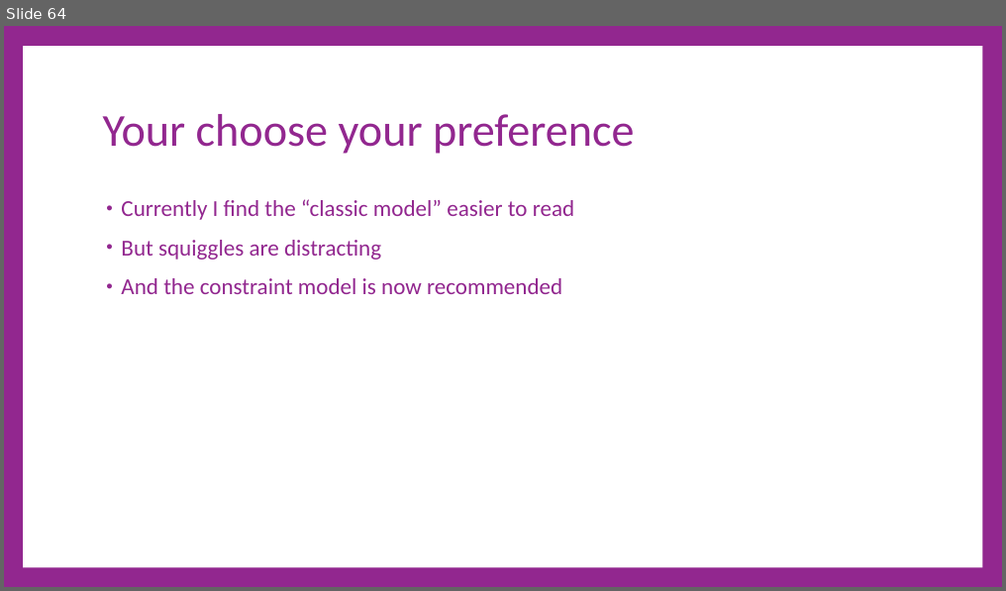
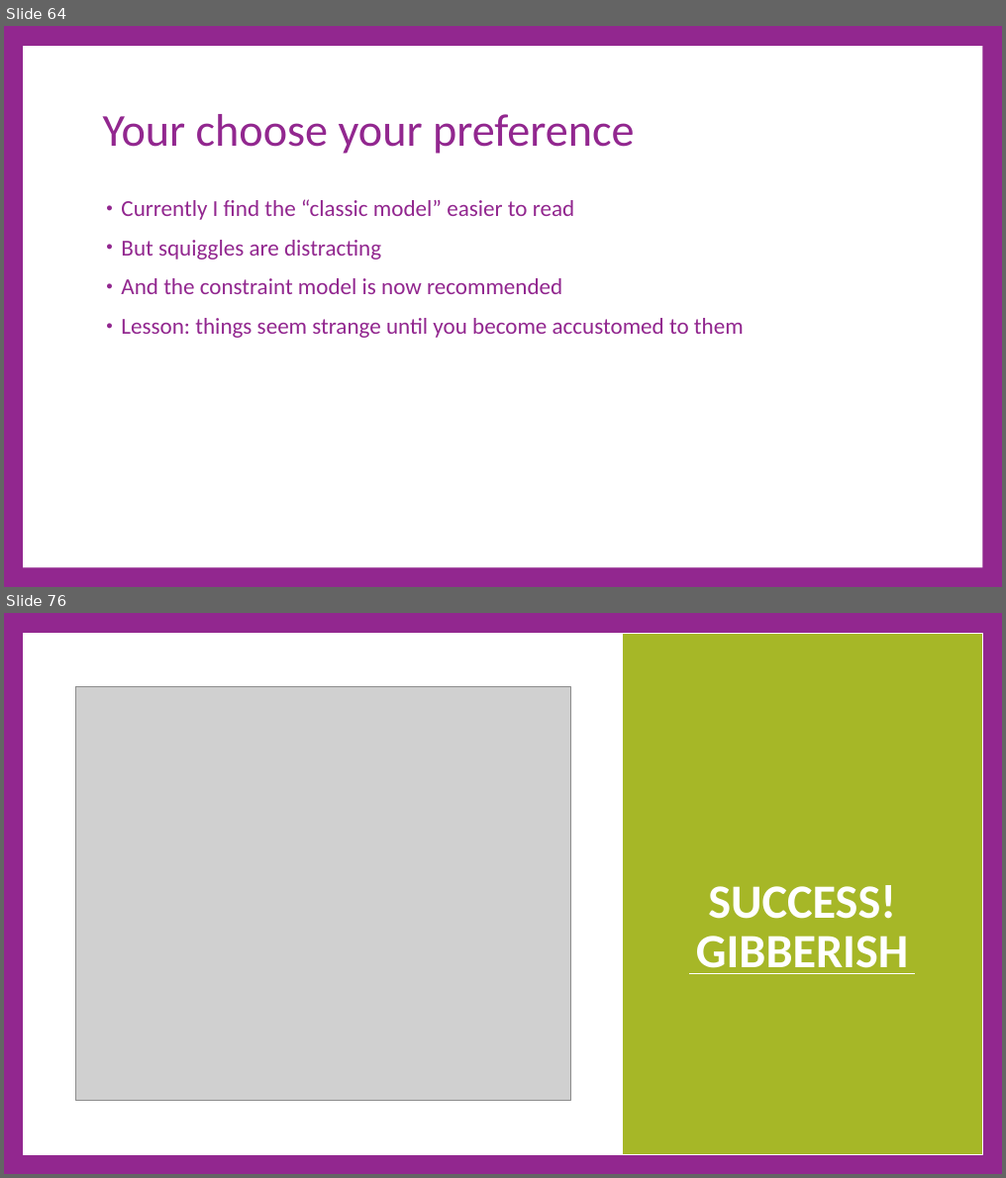
Before and after one commit to cdiggins/cs321, a slide deck: class-notes/cs321-winter-2023-lecture-8-console-app-walkthrough.pptx. Shown one above the other, each under a label of ours: slide 64 before the commit, slides 64 and 76 after it; the slides between them are not shown. The pictures are 1006x591 and 1006x1178 pixels, drawn with LibreOffice and Linux fonts; fonts in the diff are those of the drawing; grey boxes stand for pictures. Boxes give left, top, right and bottom in pixels: in the first picture for what was removed or moved away, otherwise in the second. Text is boxed around its words. In the diff, an @@ line names an element or a change of style, - is before the commit and + after.

```diff
--- a/class-notes/cs321-winter-2023-lecture-8-console-app-walkthrough.pptx
+++ b/class-notes/cs321-winter-2023-lecture-8-console-app-walkthrough.pptx
@@ slide 76 added at box(4, 613, 1002, 1174), background #92278F @@
@@ rectangle added at box(23, 633, 982, 1155), fill #FFFFFF, outline #FFFFFF 1 pt @@
@@ rectangle added at box(23, 634, 982, 1156), outline #FFFFFF 1 pt @@
@@ rectangle added at box(622, 633, 982, 1155), fill #A6B727, outline #FFFFFF 1 pt @@
@@ picture added at box(75, 686, 570, 1101) @@
@@ title added at box(696, 885, 908, 974), 69 pt, text #FFFFFF, bold @@
+SUCCESS! GIBBERISH
@@ line added from (689, 973) to (915, 973), #FFFFFF 0.79 pt @@
@@ slide 64 changed as well @@
@@ text at box(121, 318, 744, 338): paragraph added @@
+• Lesson: things seem strange until you become accustomed to them
```
Also in this commit, not shown: 13 other slides added, 1 slide removed, 4 other files.
